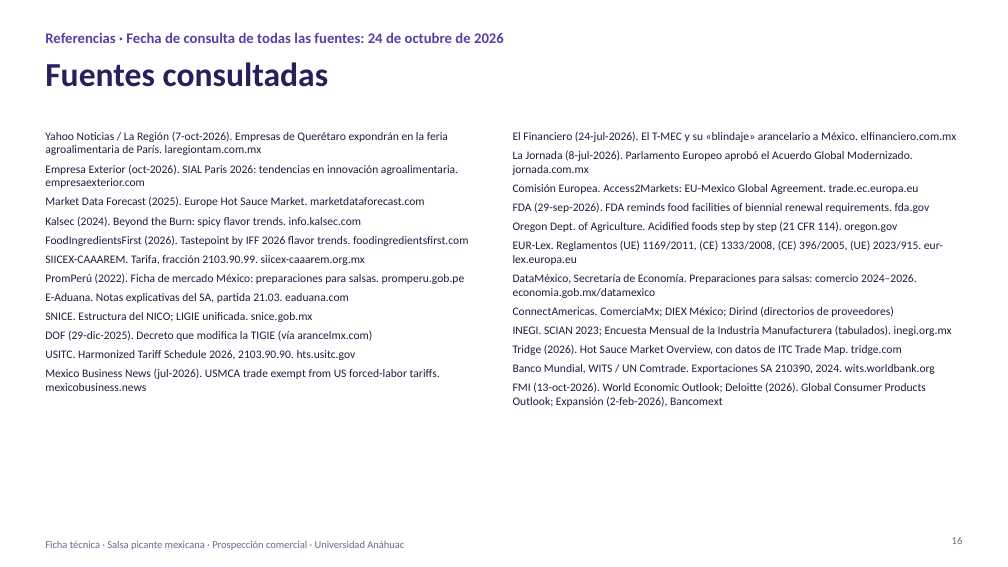
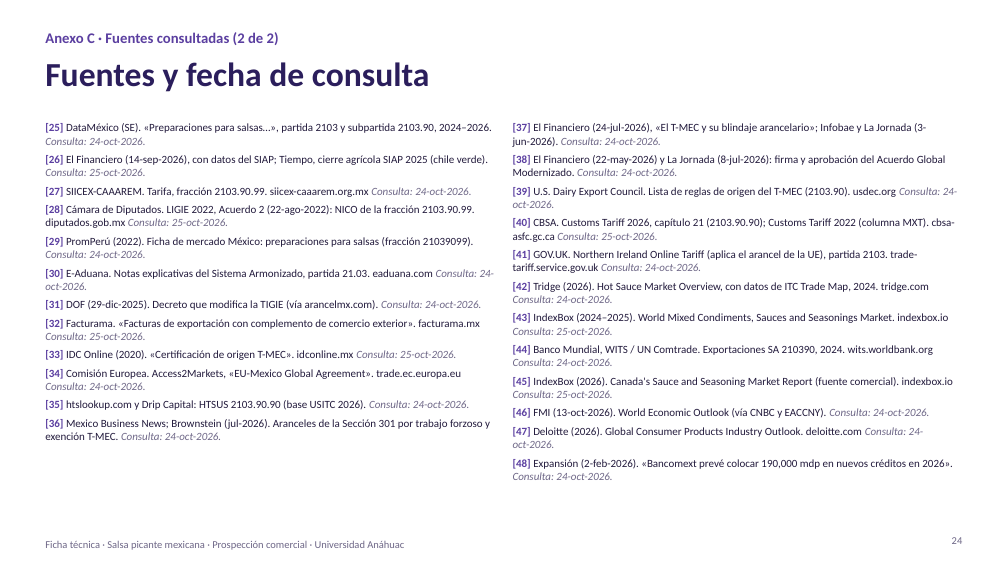
Before and after one commit to psiantonioochoa-design/Arquitectura, a slide deck: slide 24 of comercio-exterior/Ficha técnica · Salsa picante · Viabilidad arancelaria y de mercado.pptx (slide 16 before the commit). Drawn at 1008x567 pixels with LibreOffice and Linux fonts; fonts in the diff are those of the drawing. Boxes give left, top, right and bottom in pixels: in the first picture for what was removed or moved away, otherwise in the second. Text is boxed around its words. In the diff, an @@ line names an element or a change of style, - is before the commit and + after.

```diff
--- a/comercio-exterior/Ficha técnica · Salsa picante · Viabilidad arancelaria y de mercado.pptx
+++ b/comercio-exterior/Ficha técnica · Salsa picante · Viabilidad arancelaria y de mercado.pptx
@@ text at <box>45,32,279,45</box>: text changed @@
-Referencias · Fecha de consulta de todas las fuentes: 24 de octubre de 2026
+Anexo C · Fuentes consultadas (2 de 2)
@@ title at <box>45,62,430,92</box>: text changed @@
-Fuentes consultadas
+Fuentes y fecha de consulta
@@ text at <box>45,123,494,440</box>: text changed; size 11 to 10.5 pt @@
-Yahoo Noticias / La Región (7-oct-2026). Empresas de Querétaro expondrán en la feria agroalimentaria de París. laregiontam.com.mx
-Empresa Exterior (oct-2026). SIAL Paris 2026: tendencias en innovación agroalimentaria. empresaexterior.com
-Market Data Forecast (2025). Europe Hot Sauce Market. marketdataforecast.com
-Kalsec (2024). Beyond the Burn: spicy flavor trends. info.kalsec.com
-FoodIngredientsFirst (2026). Tastepoint by IFF 2026 flavor trends. foodingredientsfirst.com
-SIICEX-CAAAREM. Tarifa, fracción 2103.90.99. siicex-caaarem.org.mx
-PromPerú (2022). Ficha de mercado México: preparaciones para salsas. promperu.gob.pe
-E-Aduana. Notas explicativas del SA, partida 21.03. eaduana.com
-SNICE. Estructura del NICO; LIGIE unificada. snice.gob.mx
-DOF (29-dic-2025). Decreto que modifica la TIGIE (vía arancelmx.com)
-USITC. Harmonized Tariff Schedule 2026, 2103.90.90. hts.usitc.gov
-Mexico Business News (jul-2026). USMCA trade exempt from US forced-labor tariffs. mexicobusiness.news
+[25] DataMéxico (SE). «Preparaciones para salsas…», partida 2103 y subpartida 2103.90, 2024–2026. Consulta: 24-oct-2026.
+[26] El Financiero (14-sep-2026), con datos del SIAP; Tiempo, cierre agrícola SIAP 2025 (chile verde). Consulta: 25-oct-2026.
+[27] SIICEX-CAAAREM. Tarifa, fracción 2103.90.99. siicex-caaarem.org.mx Consulta: 24-oct-2026.
+[28] Cámara de Diputados. LIGIE 2022, Acuerdo 2 (22-ago-2022): NICO de la fracción 2103.90.99. diputados.gob.mx Consulta: 25-oct-2026.
+[29] PromPerú (2022). Ficha de mercado México: preparaciones para salsas (fracción 21039099). Consulta: 24-oct-2026.
+[30] E-Aduana. Notas explicativas del Sistema Armonizado, partida 21.03. eaduana.com Consulta: 24-oct-2026.
+[31] DOF (29-dic-2025). Decreto que modifica la TIGIE (vía arancelmx.com). Consulta: 24-oct-2026.
+[32] Facturama. «Facturas de exportación con complemento de comercio exterior». facturama.mx Consulta: 25-oct-2026.
+[33] IDC Online (2020). «Certificación de origen T-MEC». idconline.mx Consulta: 25-oct-2026.
+[34] Comisión Europea. Access2Markets, «EU-Mexico Global Agreement». trade.ec.europa.eu Consulta: 24-oct-2026.
+[35] htslookup.com y Drip Capital: HTSUS 2103.90.90 (base USITC 2026). Consulta: 24-oct-2026.
+[36] Mexico Business News; Brownstein (jul-2026). Aranceles de la Sección 301 por trabajo forzoso y exención T-MEC. Consulta: 24-oct-2026.
@@ text at <box>513,123,957,480</box>: text changed; size 11 to 10.5 pt @@
-El Financiero (24-jul-2026). El T-MEC y su «blindaje» arancelario a México. elfinanciero.com.mx
-La Jornada (8-jul-2026). Parlamento Europeo aprobó el Acuerdo Global Modernizado. jornada.com.mx
-Comisión Europea. Access2Markets: EU-Mexico Global Agreement. trade.ec.europa.eu
-FDA (29-sep-2026). FDA reminds food facilities of biennial renewal requirements. fda.gov
-Oregon Dept. of Agriculture. Acidified foods step by step (21 CFR 114). oregon.gov
-EUR-Lex. Reglamentos (UE) 1169/2011, (CE) 1333/2008, (CE) 396/2005, (UE) 2023/915. eur-lex.europa.eu
-DataMéxico, Secretaría de Economía. Preparaciones para salsas: comercio 2024–2026. economia.gob.mx/datamexico
-ConnectAmericas. ComerciaMx; DIEX México; Dirind (directorios de proveedores)
-INEGI. SCIAN 2023; Encuesta Mensual de la Industria Manufacturera (tabulados). inegi.org.mx
-Tridge (2026). Hot Sauce Market Overview, con datos de ITC Trade Map. tridge.com
-Banco Mundial, WITS / UN Comtrade. Exportaciones SA 210390, 2024. wits.worldbank.org
-FMI (13-oct-2026). World Economic Outlook; Deloitte (2026). Global Consumer Products Outlook; Expansión (2-feb-2026), Bancomext
+[37] El Financiero (24-jul-2026), «El T-MEC y su blindaje arancelario»; Infobae y La Jornada (3-jun-2026). Consulta: 24-oct-2026.
+[38] El Financiero (22-may-2026) y La Jornada (8-jul-2026): firma y aprobación del Acuerdo Global Modernizado. Consulta: 24-oct-2026.
+[39] U.S. Dairy Export Council. Lista de reglas de origen del T-MEC (2103.90). usdec.org Consulta: 24-oct-2026.
+[40] CBSA. Customs Tariff 2026, capítulo 21 (2103.90.90); Customs Tariff 2022 (columna MXT). cbsa-asfc.gc.ca Consulta: 25-oct-2026.
+[41] GOV.UK. Northern Ireland Online Tariff (aplica el arancel de la UE), partida 2103. trade-tariff.service.gov.uk Consulta: 24-oct-2026.
+[42] Tridge (2026). Hot Sauce Market Overview, con datos de ITC Trade Map, 2024. tridge.com Consulta: 24-oct-2026.
+[43] IndexBox (2024–2025). World Mixed Condiments, Sauces and Seasonings Market. indexbox.io Consulta: 25-oct-2026.
+[44] Banco Mundial, WITS / UN Comtrade. Exportaciones SA 210390, 2024. wits.worldbank.org Consulta: 24-oct-2026.
+[45] IndexBox (2026). Canada's Sauce and Seasoning Market Report (fuente comercial). indexbox.io Consulta: 25-oct-2026.
+[46] FMI (13-oct-2026). World Economic Outlook (vía CNBC y EACCNY). Consulta: 24-oct-2026.
+[47] Deloitte (2026). Global Consumer Products Industry Outlook. deloitte.com Consulta: 24-oct-2026.
+[48] Expansión (2-feb-2026). «Bancomext prevé colocar 190,000 mdp en nuevos créditos en 2026». Consulta: 24-oct-2026.
@@ page number at <box>952,537,963,544</box>: text changed @@
-16
+24
```
Also in this commit, not shown: 12 other slides changed, 11 slides added, 3 slides removed, 1 other file.
